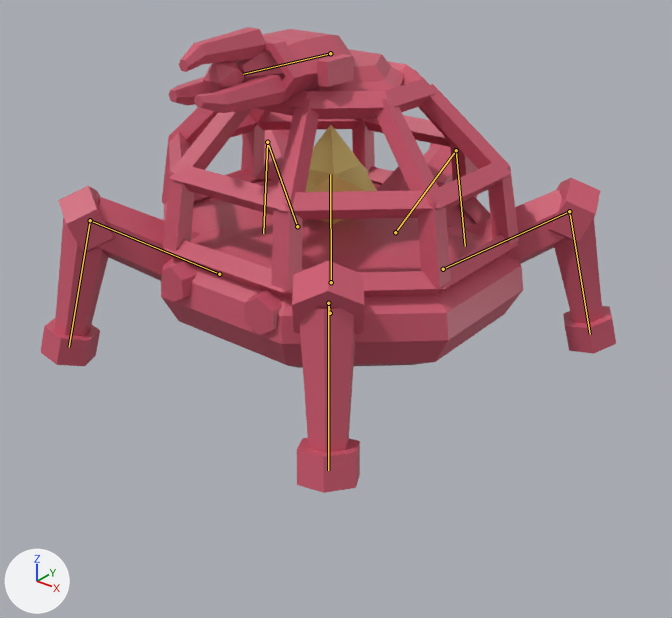
Two versions of the glTF model public/models/enemies/crab_gunner.glb, one commit apart.
Before and after are seen from a 50 mm lens placed at (2.67, -3.3, 2.21), pointed at (0.06, -0.04, 0.19). Every picture has the same lights, and +X, +Y and +Z are marked at lower left. The picture after the commit comes second. The bones that bend it are drawn over the model as lines.

Names of what the first picture shows: 'detail_cannon', 'flesh', 'star_core'.
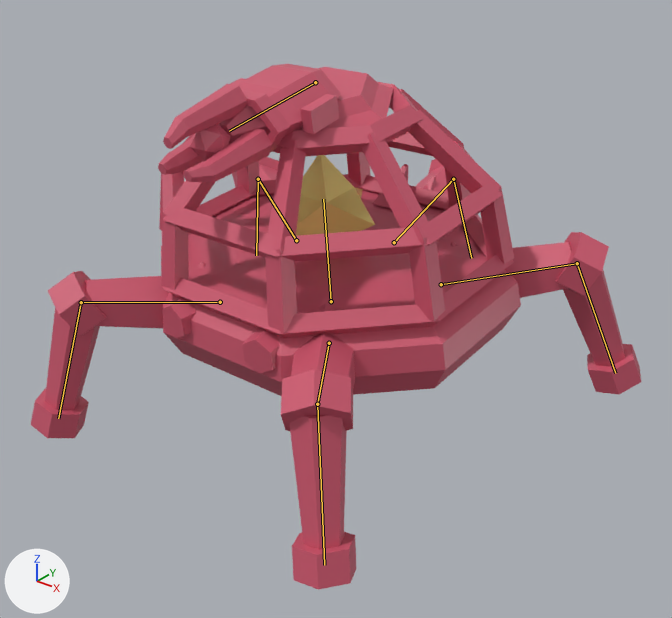
The newer file adds an action. The first version stands in its rest pose; the second is drawn at frame 2 of the action 'crab_jump_land'.

Where the change shows, as pixel boxes (x1, y1, x2, y2) in the pictures (672 x 618 px):
'flesh', posed (18% taller)
    before: (40, 61, 616, 493)
    after: (31, 82, 641, 590)
'detail_cannon', posed (38% taller)
    before: (169, 27, 404, 113)
    after: (158, 64, 393, 183)
'star_core', posed
    before: (305, 125, 377, 224)
    after: (296, 155, 375, 236)
bone 'root', root to tip
    before: (331, 282) to (330, 174)
    after: (331, 301) to (323, 199)
bone 'leg_B_upper', root to tip
    before: (395, 232) to (456, 150)
    after: (394, 242) to (453, 179)
bone 'leg_B_lower', root to tip
    before: (456, 150) to (465, 246)
    after: (453, 179) to (471, 258)
bone 'leg_FL_upper', root to tip
    before: (219, 274) to (90, 220)
    after: (220, 302) to (81, 302)
bone 'leg_FL_lower', root to tip
    before: (90, 220) to (69, 347)
    after: (81, 302) to (58, 418)
bone 'leg_FR_upper', root to tip
    before: (330, 313) to (328, 303)
    after: (329, 343) to (317, 404)
bone 'leg_FR_lower', root to tip
    before: (328, 303) to (328, 470)
    after: (317, 404) to (324, 565)
bone 'leg_RL_upper', root to tip
    before: (297, 226) to (267, 142)
    after: (296, 240) to (258, 179)
bone 'leg_RL_lower', root to tip
    before: (267, 142) to (263, 233)
    after: (258, 179) to (256, 255)
bone 'leg_RR_upper', root to tip
    before: (443, 269) to (569, 211)
    after: (441, 284) to (577, 263)
bone 'leg_RR_lower', root to tip
    before: (569, 211) to (590, 334)
    after: (577, 263) to (615, 373)
bone 'turret', root to tip
    before: (330, 53) to (243, 74)
    after: (315, 82) to (229, 131)

The change in detail:
Bone 'root' (bone_root) moves from (0.0, 0.0, 0.0) to (0.0, -0.106, 0.0).
Bone 'root' (bone_root) turns from (0, 0, 0) to (5, 0, 0) degrees about its own x, y and z.
Bone 'leg_B_upper' (bone_leg_b_upper) turns from (0, 0, 0) to (-18, 1, 2) degrees about its own x, y and z.
Bone 'leg_B_lower' (bone_leg_b_lower) turns from (0, 0, 0) to (23, 0, 0) degrees about its own x, y and z.
Bone 'leg_FL_upper' (bone_leg_fl_upper) turns from (0, 0, 0) to (-2, 1, 18) degrees about its own x, y and z.
Bone 'leg_FL_lower' (bone_leg_fl_lower) turns from (0, 0, 0) to (-15, 2, 17) degrees about its own x, y and z.
Bone 'leg_FR_upper' (bone_leg_fr_upper) turns from (0, 0, 0) to (-2, -1, -18) degrees about its own x, y and z.
Bone 'leg_FR_lower' (bone_leg_fr_lower) turns from (0, 0, 0) to (-15, -2, -17) degrees about its own x, y and z.
Bone 'leg_RL_upper' (bone_leg_rl_upper) turns from (0, 0, 0) to (-16, 2, 7) degrees about its own x, y and z.
Bone 'leg_RL_lower' (bone_leg_rl_lower) turns from (0, 0, 0) to (16, -2, 16) degrees about its own x, y and z.
Bone 'leg_RR_upper' (bone_leg_rr_upper) turns from (0, 0, 0) to (-16, -2, -7) degrees about its own x, y and z.
Bone 'leg_RR_lower' (bone_leg_rr_lower) turns from (0, 0, 0) to (16, 2, -16) degrees about its own x, y and z.
Bone 'turret' (bone_turret) turns from (0, 0, 0) to (-5, 0, 0) degrees about its own x, y and z.
